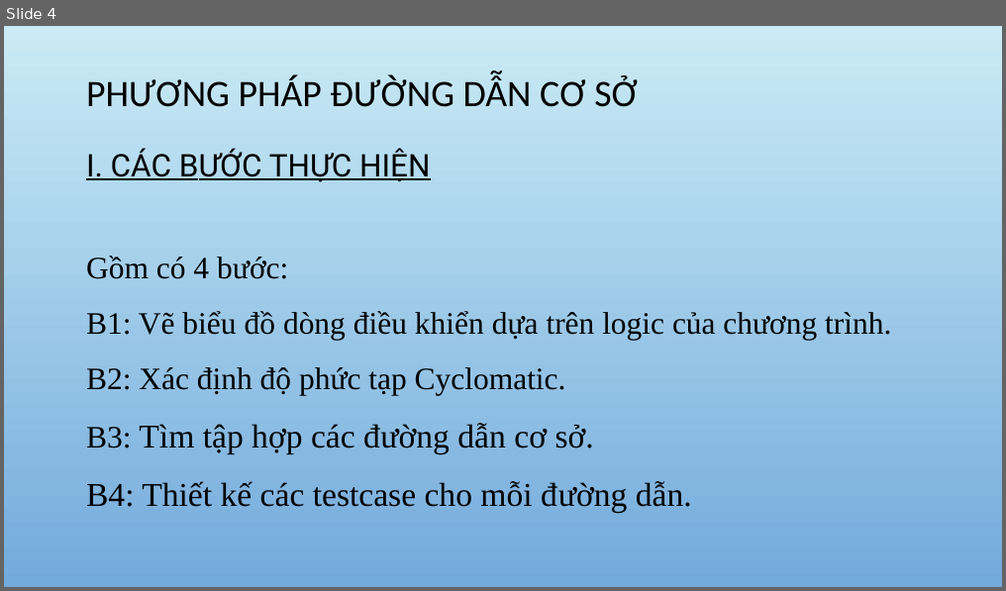
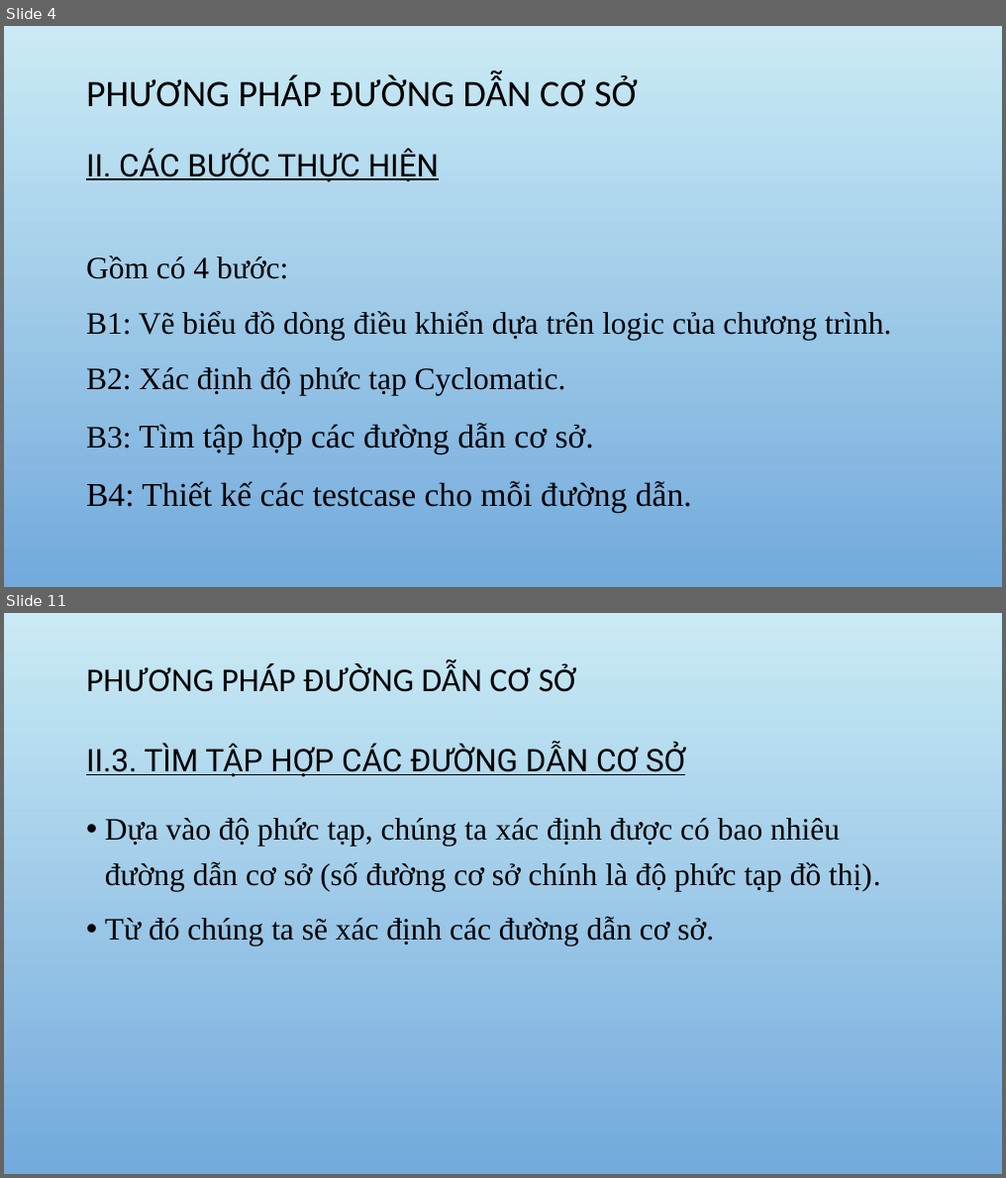
Before and after one commit to DoAnCNDD/CNDD, a slide deck: CNPM.pptx. Shown one above the other, each under a label of ours: slide 4 before the commit, slides 4 and 11 after it; the slides between them are not shown. The pictures are 1006x591 and 1006x1178 pixels, drawn with LibreOffice and Linux fonts; fonts in the diff are those of the drawing; background and template pictures are left out. Boxes give left, top, right and bottom in pixels: in the first picture for what was removed or moved away, otherwise in the second. Text is boxed around its words. In the diff, an @@ line names an element or a change of style, - is before the commit and + after.

```diff
--- a/CNPM.pptx
+++ b/CNPM.pptx
@@ slide 11 added at bbox=[4, 613, 1002, 1174], background picture (left out) @@
@@ title added at bbox=[86, 664, 577, 692], 32 pt, text #000000 @@
+PHƯƠNG PHÁP ĐƯỜNG DẪN CƠ SỞ
@@ text added at bbox=[86, 744, 685, 777], 30 pt, text #000000, underline @@
+II.3. TÌM TẬP HỢP CÁC ĐƯỜNG DẪN CƠ SỞ
@@ text added at bbox=[105, 818, 880, 947], 30 pt, text #000000 @@
+• Dựa vào độ phức tạp, chúng ta xác định được có bao nhiêu đường dẫn cơ sở (số đường cơ sở chính là độ phức tạp đồ thị).
+• Từ đó chúng ta sẽ xác định các đường dẫn cơ sở.
@@ slide 4 changed as well @@
@@ text at bbox=[86, 148, 439, 182]: text changed @@
-I. CÁC BƯỚC THỰC HIỆN
+II. CÁC BƯỚC THỰC HIỆN
```
Also in this commit, not shown: 4 other slides changed, 16 other slides added.
